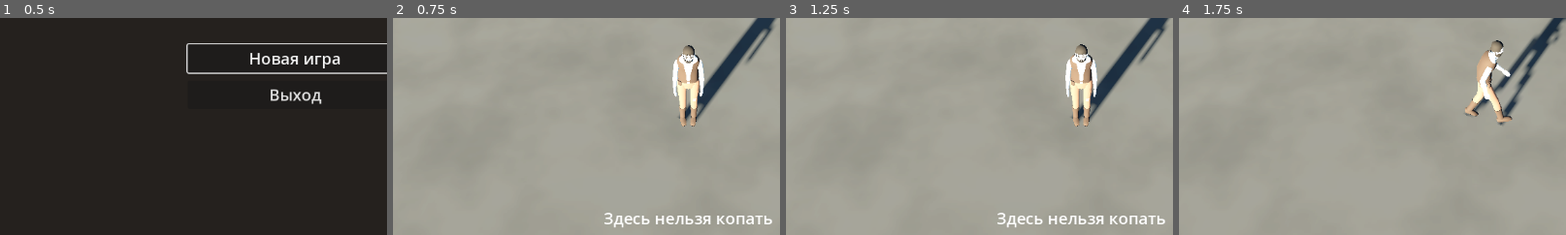
Above: before the commit, frames 1-4 (left to right).
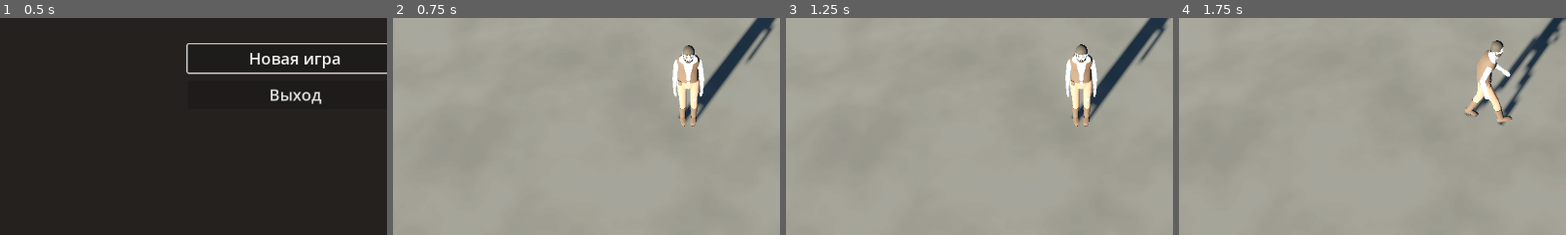
Above: after the commit, the same moments.

Repository: fea203456/Claude-
Game: Godot game, scene res://scenes/ui/main_menu.tscn
The game is run twice, just before and just after one commit, with the same random seed, the same clock (stepped at 60 frames per second) and the same inputs.
Inputs (mouse positions are % of the whole screen's width and height, from its top left):
- Up to frame 1 (0.5 s): no input
- Up to frame 2 (0.75 s): click "Новая игра" at 0.5 s
- Up to frame 3 (1.25 s): no input
- Up to frame 4 (1.75 s): tap Enter at 1.25 s; move the mouse to (72, 45) at 1.27 s; hold D (move_right) from 1.28 s (still down); tap 1 (hotbar_1) at 1.35 s; click (72, 45) at 1.42 s; tap 2 (hotbar_2) at 1.55 s
The pictures show only the part of the screen within x 12-62%, y 37-86%; the shares and areas given below are measured in that part.

Frame 1 is identical in both runs. In frame 2, 1.0% of the frame differs, in the area x 54-98%, y 89-97%; in frame 3, 1.0%; in frame 4, nothing differs.

Commit message:
Ферма: сквозной тест и превью
Co-Authored-By: Claude Opus 5.5 <noreply@anthropic.com>
Claude-Session: https://claude.ai/code/session_01799EQgMrSxx1d7nx5NPXL8

Diff:
--- /dev/null
+++ b/game/scenes/dev/farm_capture.gd
@@ -0,0 +1,311 @@
+extends SceneTree
+## Съёмщик фермы для tools/capture_farm.sh.
+##   tools/godot.sh display --script res://scenes/dev/farm_capture.gd -- <out_dir> [--pose x,z,yaw_index,distance]
+##     новая игра через Game.new_game(), поле-витрина (FIELD_ROWS / SWATCHES: 3 культуры × 4 стадии,
+##     земля 100 / 50 / 0%, половина клеток полита), герой у поля; часы стоят на 12:00 и 23:00,
+##     после SETTLE_FRAMES кадров пишутся farm_field_day.png и farm_field_night.png (1280×720).
+##     --pose — другой ракурс (подбор кадра, проверка рамки на разных цветах земли).
+##   ... -- --loop
+##     для Movie Maker: новая игра, герой бежит к полю, вскапывает, сажает и поливает две клетки,
+##     спит, ещё два дня поливает и спит, утром дня 4 собирает урожай; затем выходит сам.
+##     Всё делается вводом, как у игрока: ходьба — действиями move_*, ячейки — hotbar_N,
+##     кнопка — interact (Input.action_press / Input.parse_input_event). Скриптом только
+##     переводится время (вечер перед сном) и монтажно, в затемнении, переставляется герой
+##     между полем и кроватью (вместо долгой ходьбы).
+## Игровое сохранение не трогается: GameFlow получает временный путь (сон пишет туда).
+
+const SIZE := Vector2i(1280, 720)
+const TMP_SAVE := "user://capture_tmp/farm_slot.json"
+const SETTLE_FRAMES := 60
+const STILLS := [[360, "farm_field_day"], [1020, "farm_field_night"]]
+const CROPS := ["silverleaf", "boneroot", "nightbloom"]
+## Ряды поля-витрины (z): плодородие и полив; в каждом — 12 клеток x −6…5:
+## культура (x + 6) / 4, стадия (x + 6) % 4.
+const FIELD_ROWS := [[2, 100.0, false], [3, 100.0, true], [4, 50.0, false], [5, 50.0, true],
+	[6, 0.0, false], [7, 0.0, true]]
+## Ряд пустой земли z = 8: пары столбцов 100 / 50 / 0%, сухая и политая.
+const SWATCH_Z := 8
+const SWATCHES := [[100.0, false], [100.0, true], [50.0, false], [50.0, true], [0.0, false], [0.0, true]]
+## Герой (x, z), CameraRig.yaw_index, distance: на пустом ряду z = 9 лицом к полю (на −Z),
+## рамка подсветки — на клетке (0, 8).
+const SHOT_POSE := [0.5, 9.4, 0, 8.0]
+
+const FPS := 30.0                 # = --fixed-fps в capture_farm.sh
+const LEAD_FRAMES := 30           # первые кадры обрезает capture_farm.sh (туман оседает)
+const START_MINUTES := 90         # 07:30
+const EVENING_MINUTES := 840      # 20:00 — у кровати
+const ARRIVE_M := 0.05
+const STEP_TIMEOUT_S := 8.0
+## Клетки, которые обрабатывает герой. Стоит он западнее клетки лицом на +X: камера (yaw = 0,
+## с юга) видит его в профиль, а клетку — сбоку от него, не за ним и не под подсказкой.
+const WORK_CELLS: Array[Vector2i] = [Vector2i(0, 3), Vector2i(0, 4)]
+## Место героя — центр клетки минус STAND_DX по X; подход — ещё APPROACH_DX западнее, затем
+## шаг на восток (герой поворачивается к клетке).
+const STAND_DX := 1.0
+const APPROACH_DX := 0.3
+const FADE_S := 0.25
+
+var _game: GameFlow
+var _player: PlayerController
+var _fade: ColorRect
+var _frame := 0
+
+
+func _initialize() -> void:
+	await process_frame  # root входит в дерево только после _initialize
+	var args := OS.get_cmdline_user_args()
+	_game = root.get_node_or_null("Game") as GameFlow
+	if _game == null:
+		_fail("autoload Game not found")
+		return
+	_game.save_path = TMP_SAVE
+	_game.new_game()
+	_player = _game.world.find_child("Player", true, false) as PlayerController
+	if _player == null:
+		_fail("Player not found in farm")
+		return
+	if args.has("--loop"):
+		await _run_loop()
+	else:
+		await _shoot_stills(args)
+
+
+func _process(_delta: float) -> bool:
+	_frame += 1
+	return false
+
+
+# --------------------------------------------------------------------------- кадры
+
+func _shoot_stills(args: PackedStringArray) -> void:
+	var out_dir := ""
+	for i in args.size():
+		if not args[i].begins_with("--") and (i == 0 or args[i - 1] != "--pose"):
+			out_dir = args[i]
+	if out_dir == "":
+		_fail("usage: -- <out_dir> [--pose x,z,yaw_index,distance]")
+		return
+	DirAccess.make_dir_recursive_absolute(out_dir)
+	_game.clock.paused = true
+	_game.farm.from_save({"plots": _showcase_plots()})
+	_game.inventory.select(2)  # семена серебрянки в руке: подпись «6» и подсветка ячейки 3
+	var pose: Array = SHOT_POSE.duplicate()
+	var i_pose := args.find("--pose")
+	if i_pose >= 0 and i_pose + 1 < args.size():
+		var parts := args[i_pose + 1].split(",")
+		for k in mini(parts.size(), 4):
+			pose[k] = float(parts[k])
+	_place(pose)
+	for shot in STILLS:
+		_game.clock.minutes = shot[0]
+		for i in SETTLE_FRAMES:
+			await process_frame
+		await RenderingServer.frame_post_draw
+		var img := root.get_texture().get_image()
+		if img.get_size() != SIZE:
+			push_warning("capture: viewport %s, resizing to %s" % [img.get_size(), SIZE])
+			img.resize(SIZE.x, SIZE.y, Image.INTERPOLATE_LANCZOS)
+		var path: String = out_dir.path_join(shot[1] + ".png")
+		var err := img.save_png(path)
+		if err != OK:
+			_fail("save %s: %s" % [path, error_string(err)])
+			return
+		print("capture: %s minutes=%d" % [path, shot[0]])
+	quit(0)
+
+
+## Записи поля-витрины в формате сохранения FarmState.
+func _showcase_plots() -> Array:
+	var plots: Array = []
+	var db := _game.db
+	for row in FIELD_ROWS:
+		for x in range(-6, 6):
+			var crop: String = CROPS[(x + 6) / 4]
+			var stage := (x + 6) % 4
+			var days := db.crop(crop).stage_days
+			var growth := 0.0
+			for s in stage:
+				growth += days[s]
+			plots.append({"x": x, "z": row[0], "fertility": row[1], "watered": row[2],
+					"crop": crop, "growth": growth})
+	for i in SWATCHES.size():
+		for dx in 2:
+			plots.append({"x": -6 + 2 * i + dx, "z": SWATCH_Z, "fertility": SWATCHES[i][0],
+					"watered": SWATCHES[i][1], "crop": "", "growth": 0.0})
+	return plots
+
+
+## Ставит героя в (x, z) лицом на −Z (к полю), камеру — на yaw_index и distance.
+func _place(pose: Array) -> void:
+	_player.velocity = Vector3.ZERO
+	_player.from_save({"pos": [pose[0], _player.global_position.y, pose[1]], "yaw": PI})
+	var rig := _game.world.find_child("CameraRig", true, false) as CameraRig
+	if rig != null:
+		rig.from_save({"yaw_index": int(pose[2]), "distance": pose[3]})
+
+
+# --------------------------------------------------------------------------- видео
+
+func _run_loop() -> void:
+	_game.clock.minutes = START_MINUTES
+	_make_fade()
+	print("capture: loop start")
+	await _frames(LEAD_FRAMES)
+	await _seconds(0.6)
+	# к полю бегом: от SpawnStart (0, −3.5) на юг, мимо будущих грядок
+	Input.action_press("run")
+	await _walk_to(_approach(WORK_CELLS[0]))
+	Input.action_release("run")
+	var back := WORK_CELLS.duplicate()
+	back.reverse()
+	# вскопать (мотыга, hotbar_1) → посадить серебрянку (hotbar_3) на обратном ходу → полить (hotbar_2)
+	for step in [["hotbar_1", WORK_CELLS], ["hotbar_3", back], ["hotbar_2", WORK_CELLS]]:
+		for cell in step[1]:
+			await _stand_at(cell)
+			if cell == step[1][0]:
+				await _tap(step[0])
+			await _act()
+	await _seconds(0.4)
+	await _sleep_in_bed()
+	# дни 2 и 3: утром полить обе клетки (лейка уже в руке), вечером спать
+	for day in 2:
+		await _cut_to_field()
+		for cell in WORK_CELLS:
+			await _stand_at(cell)
+			await _act()
+		await _sleep_in_bed()
+	# утро дня 4: спелая серебрянка — собрать
+	await _cut_to_field()
+	await _seconds(0.5)
+	for cell in WORK_CELLS:
+		await _stand_at(cell)
+		await _act(0.8)
+	await _seconds(1.5)
+	var p := _player.global_position
+	print("capture: loop done at frame %d, day %d, silverleaf %d, seeds %d, hero (%.2f, %.2f)" % [
+			_frame, _game.clock.day, _game.inventory.count_of("silverleaf"),
+			_game.inventory.count_of("seed_silverleaf"), p.x, p.z])
+	quit(0)
+
+
+## Встать перед клеткой: подойти с запада, затем шаг на восток, чтобы герой смотрел на клетку.
+func _stand_at(cell: Vector2i) -> void:
+	await _walk_to(_approach(cell))
+	await _walk_to(_approach(cell) + Vector2(APPROACH_DX, 0.0))
+	var fi := _game.world.find_child("FarmInteractor", true, false) as FarmInteractor
+	if fi.target_cell() != cell:
+		push_warning("capture: hero targets %s, expected %s" % [fi.target_cell(), cell])
+
+
+## Точка подхода к клетке (XZ).
+func _approach(cell: Vector2i) -> Vector2:
+	return Vector2(cell.x + 0.5 - STAND_DX - APPROACH_DX, cell.y + 0.5)
+
+
+## Показать подсказку, нажать E, дать увидеть результат.
+func _act(after := 0.4) -> void:
+	await _seconds(0.4)
+	await _tap("interact")
+	await _seconds(after)
+
+
+## Затемнение → вечер у кровати → E (сон: GameFlow переводит день и ставит героя к кровати)
+## → затемнение.
+func _sleep_in_bed() -> void:
+	await _fade_to(1.0)
+	_game.clock.minutes = EVENING_MINUTES
+	var bed := _game.world.find_child("Bed", true, false) as Node3D
+	var spawn := (_game.world.find_child("BedSpawn", true, false) as Node3D).global_position
+	var to := bed.global_position - spawn
+	_teleport(Vector2(spawn.x, spawn.z), atan2(to.x, to.z))
+	await _frames(6)
+	await _fade_to(0.0)
+	await _seconds(0.7)
+	var day := _game.clock.day
+	await _tap("interact")
+	if _game.clock.day != day + 1:
+		push_warning("capture: sleep did not happen on day %d" % day)
+	await _seconds(0.3)
+
+
+## Затемнение → утро, герой у поля → проявление.
+func _cut_to_field() -> void:
+	await _fade_to(1.0)
+	_game.clock.minutes = START_MINUTES
+	_teleport(_approach(WORK_CELLS[0]), PI / 2.0)
+	await _frames(8)
+	await _fade_to(0.0)
+
+
+func _teleport(p: Vector2, yaw: float) -> void:
+	_player.velocity = Vector3.ZERO
+	_player.from_save({"pos": [p.x, _player.global_position.y, p.y], "yaw": yaw})
+
+
+## Идти к точке XZ, держа move_* (камера yaw = 0: ввод (x, y) = мировые (x, z)).
+## Шаг за физический тик ≤ 0.04 м (бегом) < ARRIVE_M: герой останавливается в пределах ARRIVE_M.
+func _walk_to(target: Vector2) -> void:
+	var left := int(STEP_TIMEOUT_S * Engine.physics_ticks_per_second)  # шаг цикла — физический тик
+	while left > 0:
+		left -= 1
+		var p := Vector2(_player.global_position.x, _player.global_position.z)
+		var to := target - p
+		if to.length() < ARRIVE_M:
+			break
+		_steer(to.normalized())  # полный ход: слабее мёртвой зоны (0.5) ввод обнуляется
+		await physics_frame
+	if left <= 0:
+		push_warning("capture: did not reach %s, hero at %s" % [target, _player.global_position])
+	_steer(Vector2.ZERO)
+	await physics_frame
+
+
+func _steer(v: Vector2) -> void:
+	for a in [["move_right", v.x], ["move_left", -v.x], ["move_back", v.y], ["move_forward", -v.y]]:
+		if a[1] > 0.0:
+			Input.action_press(a[0], a[1])
+		else:
+			Input.action_release(a[0])
+
+
+## Нажать и отпустить действие через общий конвейер ввода.
+func _tap(action: String) -> void:
+	for pressed in [true, false]:
+		var ev := InputEventAction.new()
+		ev.action = StringName(action)
+		ev.pressed = pressed
+		Input.parse_input_event(ev)
+		await process_frame
+
+
+func _make_fade() -> void:
+	var layer := CanvasLayer.new()
+	layer.layer = 100
+	_fade = ColorRect.new()
+	_fade.color = Color(0.0, 0.0, 0.0, 0.0)
+	_fade.mouse_filter = Control.MOUSE_FILTER_IGNORE
+	_fade.set_anchors_preset(Control.PRESET_FULL_RECT)
+	layer.add_child(_fade)
+	root.add_child(layer)
+
+
+func _fade_to(alpha: float) -> void:
+	var start := _fade.color.a
+	var n := maxi(1, int(FADE_S * FPS))
+	for i in n:
+		_fade.color.a = lerpf(start, alpha, float(i + 1) / n)
+		await process_frame
+
+
+func _seconds(s: float) -> void:
+	await _frames(int(round(s * FPS)))
+
+
+func _frames(n: int) -> void:
+	for i in n:
+		await process_frame
+
+
+func _fail(msg: String) -> void:
+	push_error("capture: " + msg)
+	quit(1)
--- a/game/scripts/farm/farm_actions.gd
+++ b/game/scripts/farm/farm_actions.gd
@@ -64,11 +64,12 @@
 		if inv.can_water <= 0:
 			return _result(&"none", &"can_empty", "PROMPT_CAN_EMPTY")
 		return _result(&"water", &"", "PROMPT_WATER")
-	# 4. мотыга
+	# 4. мотыга: отказ — только на клетке вплотную к полю, дальше мотыга молчит
 	if tool == &"hoe" and not tilled:
 		if state.in_field(cell):
 			return _result(&"till", &"", "PROMPT_TILL")
-		return _result(&"none", &"cant_till", "PROMPT_CANT_TILL")
+		if state.bounds.grow(1).has_point(cell):
+			return _result(&"none", &"cant_till", "PROMPT_CANT_TILL")
 	# 5. неспелое и неизвестное растение
 	if state.is_unknown(cell):
 		return _result(&"none", &"unknown", "PROMPT_UNKNOWN_PLANT")
--- a/game/scripts/farm/farm_field.gd
+++ b/game/scripts/farm/farm_field.gd
@@ -14,8 +14,8 @@
 const FRAME_Y_GROUND := 0.006
 const MARKER_Y := 0.45
 ## Сухая почва: 100% — тёмно-бурая, 0% — пепельно-серая (sRGB). Политая — тот же цвет × WET.
-const SOIL_RICH := Color(0.3, 0.19, 0.11)
-const SOIL_SPENT := Color(0.32, 0.31, 0.3)
+const SOIL_RICH := Color(0.34, 0.21, 0.12)
+const SOIL_SPENT := Color(0.34, 0.33, 0.32)
 const WET := 0.6
 
 var state: FarmState: set = set_state
--- a/game/tests/test_farm_actions.gd
+++ b/game/tests/test_farm_actions.gd
@@ -45,16 +45,32 @@
 			return "perform did not till"
 		return "")
 
-func test_till_outside_field_refused() -> String:
+## Клетка вплотную к полю (вне bounds, но в bounds.grow(1)): отказ с подсказкой.
+func test_till_next_to_field_refused() -> String:
 	var f := _farm()
 	var inv := _inv([_hoe()])
 	return _ru(func():
-		var r := FarmActions.resolve(f, inv, Vector2i(10, 3))
-		if r["kind"] != &"none" or r["reason"] != &"cant_till" or r["text"] != "Здесь нельзя копать":
-			return "resolve: %s" % [r]
-		if FarmActions.perform(f, inv, Vector2i(10, 3)) != &"none" or f.is_tilled(Vector2i(10, 3)):
-			return "tilled outside"
-		return "")
+		# правее, левее, южнее, севернее и по диагонали от угла поля Rect2i(-6, 2, 12, 8)
+		for cell in [Vector2i(6, 3), Vector2i(-7, 5), Vector2i(0, 10), Vector2i(0, 1), Vector2i(-7, 1)]:
+			var r := FarmActions.resolve(f, inv, cell)
+			if r["kind"] != &"none" or r["reason"] != &"cant_till" or r["text"] != "Здесь нельзя копать":
+				return "resolve %s: %s" % [cell, r]
+			if FarmActions.perform(f, inv, cell) != &"none" or f.is_tilled(cell):
+				return "tilled outside at %s" % cell
+		return "")
+
+
+## Дальше от поля мотыга молчит: ни действия, ни подсказки (иначе отказ висит на всей ферме).
+func test_hoe_far_from_field_no_prompt() -> String:
+	var f := _farm()
+	var inv := _inv([_hoe()])
+	for cell in [Vector2i(10, 3), Vector2i(7, 5), Vector2i(0, 0), Vector2i(0, -4), Vector2i(-8, 11)]:
+		var r := FarmActions.resolve(f, inv, cell)
+		if r["kind"] != &"none" or r["reason"] != &"" or r["text"] != "":
+			return "resolve %s: %s" % [cell, r]
+		if FarmActions.perform(f, inv, cell) != &"none" or f.is_tilled(cell):
+			return "tilled far away at %s" % cell
+	return ""
 
 func test_hoe_on_tilled_cell_does_nothing() -> String:
 	var f := _farm(_plot())
--- /dev/null
+++ b/game/tests/test_farm_loop.gd
@@ -0,0 +1,225 @@
+extends RefCounted
+## Сквозной цикл фермы на настоящей сцене через GameFlow (свои часы, сохранения и путь):
+## вскопать → посадить → полить → спать через кровать → собрать → выйти в меню → продолжить.
+## Ввод — события действий (hotbar_N, interact) в корневой вьюпорт, как у игрока; часы
+## переводятся напрямую только для того, чтобы можно было лечь спать.
+
+const DIR := "user://test_saves/"
+const PATH := DIR + "farm_loop.json"
+## Клетка поля и откуда на неё смотрит герой: на метр южнее её центра, лицом на +Z.
+const CELL := Vector2i(0, 3)
+const STAND := Vector3(0.5, 0.0, 2.5)
+## Спать можно с 18:00 (GameClock.SLEEP_FROM = 720); 800 — вечер.
+const EVENING := 800
+
+
+func _tree() -> SceneTree:
+	return Engine.get_main_loop() as SceneTree
+
+
+func _clean() -> void:
+	DirAccess.make_dir_recursive_absolute(DIR)
+	for f in [PATH, PATH + ".bak", PATH + ".tmp"]:
+		if FileAccess.file_exists(f):
+			DirAccess.remove_absolute(f)
+
+
+func _flow() -> GameFlow:
+	_clean()
+	var flow := GameFlow.new()
+	flow.clock = GameClock.new()
+	flow.saves = SaveService.new()
+	flow.save_path = PATH
+	return flow
+
+
+func _free_flow(flow: GameFlow) -> void:
+	if is_instance_valid(flow.world):
+		flow.world.free()
+	flow.clock.free()
+	flow.saves.free()
+	flow.free()
+	_clean()
+
+
+func _node(flow: GameFlow, n: String) -> Node:
+	return flow.world.find_child(n, true, false)
+
+
+func _player(flow: GameFlow) -> PlayerController:
+	return _node(flow, "Player") as PlayerController
+
+
+## Нажатие действия так, как его получает игра: событие в корневой вьюпорт.
+func _press(action: String) -> void:
+	var ev := InputEventAction.new()
+	ev.action = StringName(action)
+	ev.pressed = true
+	_tree().root.push_input(ev)
+	var up := InputEventAction.new()
+	up.action = StringName(action)
+	up.pressed = false
+	_tree().root.push_input(up)
+
+
+func _place(flow: GameFlow, pos: Vector3, yaw: float) -> void:
+	var p := _player(flow)
+	p.velocity = Vector3.ZERO
+	p.from_save({"pos": [pos.x, pos.y, pos.z], "yaw": yaw})
+
+
+func _stand_at_cell(flow: GameFlow) -> String:
+	_place(flow, STAND, 0.0)
+	var fi := _node(flow, "FarmInteractor") as FarmInteractor
+	return "" if fi.target_cell() == CELL else "hero targets %s, not %s" % [fi.target_cell(), CELL]
+
+
+## Подсказка HUD так, как её видит игрок.
+func _hud_prompt(flow: GameFlow) -> String:
+	var hud := _node(flow, "Hud") as Hud
+	hud.refresh()
+	return hud.prompt_text() if hud.prompt_visible() else ""
+
+
+## Вечер → к кровати лицом → E. "" — уснул и наступил следующий день.
+func _sleep(flow: GameFlow) -> String:
+	var day := flow.clock.day
+	flow.clock.minutes = EVENING
+	var bed := _node(flow, "Bed") as Bed
+	var spawn := (_node(flow, "BedSpawn") as Node3D).global_position
+	var to := bed.global_position - spawn
+	_place(flow, spawn, atan2(to.x, to.z))
+	var probe := _node(flow, "InteractionProbe") as InteractionProbe
+	if probe.current() != bed:
+		return "the bed is not in reach from BedSpawn"
+	_press("interact")
+	return "" if flow.clock.day == day + 1 else "did not sleep: day %d" % flow.clock.day
+
+
+## Встать к клетке, взять лейку (hotbar_2) и полить (E).
+func _water(flow: GameFlow) -> String:
+	var err := _stand_at_cell(flow)
+	if err != "":
+		return err
+	_press("hotbar_2")
+	_press("interact")
+	return "" if flow.farm.plot(CELL).get("watered", false) else "cell not watered on day %d" % flow.clock.day
+
+
+## Новая игра → вскопать, посадить серебрянку, полить. "" — всё как в спеке.
+func _start_and_plant(flow: GameFlow) -> String:
+	flow.new_game()
+	if flow.world == null:
+		return "new_game did not load the farm"
+	await _tree().physics_frame
+	var inv := flow.inventory
+	if inv.selected != 0 or inv.selected_id() != "hoe":
+		return "new game starts with slot %d (%s) selected, expected slot 1 (hoe)" % [
+				inv.selected + 1, inv.selected_id()]
+	var err := _stand_at_cell(flow)
+	if err != "":
+		return err
+	_press("hotbar_1")
+	if _hud_prompt(flow) != "E — вскопать":
+		return "till prompt «%s»" % _hud_prompt(flow)
+	_press("interact")
+	if not flow.farm.is_tilled(CELL):
+		return "E with the hoe did not till %s" % CELL
+	_press("hotbar_3")
+	_press("interact")
+	if flow.farm.plot(CELL).get("crop") != "silverleaf" or inv.count_of("seed_silverleaf") != 5:
+		return "plant: plot %s, seeds %d" % [flow.farm.plot(CELL), inv.count_of("seed_silverleaf")]
+	_press("hotbar_2")
+	_press("interact")
+	if not flow.farm.plot(CELL)["watered"] or inv.can_water != 9:
+		return "water: plot %s, can %d" % [flow.farm.plot(CELL), inv.can_water]
+	return ""
+
+
+## Собранная клетка и инвентарь после сбора урожая (в памяти). "" — как в спеке.
+func _check_harvested(flow: GameFlow, where: String) -> String:
+	var inv := flow.inventory
+	var plot := flow.farm.plot(CELL)
+	if inv.count_of("silverleaf") != 2 or inv.count_of("seed_silverleaf") != 7:
+		return "%s: silverleaf %d, seeds %d" % [where, inv.count_of("silverleaf"),
+				inv.count_of("seed_silverleaf")]
+	if plot.is_empty() or plot["crop"] != "" or plot["growth"] != 0.0:
+		return "%s: plot %s, expected empty tilled" % [where, plot]
+	if not is_equal_approx(plot["fertility"], 90.0):
+		return "%s: fertility %s, expected 90" % [where, plot["fertility"]]
+	return ""
+
+
+## Утром у клетки: подсказка начинается с «E — собрать». "" — да.
+func _harvest_prompt(flow: GameFlow) -> String:
+	var err := _stand_at_cell(flow)
+	if err != "":
+		return err
+	var text := _hud_prompt(flow)
+	return "" if text.begins_with("E — собрать") else "day %d prompt «%s»" % [flow.clock.day, text]
+
+
+## Выполняет тело в локали ru и возвращает его результат.
+func _ru(body: Callable) -> String:
+	var old := TranslationServer.get_locale()
+	TranslationServer.set_locale("ru")
+	var r: String = await body.call()
+	TranslationServer.set_locale(old)
+	return r
+
+
+func test_full_loop_silverleaf() -> String:
+	return await _ru(func():
+		var flow := _flow()
+		var err: String = await _start_and_plant(flow)
+		# серебрянка: стадии по 1 дню → после трёх политых ночей спелая утром дня 4
+		for night in 3:
+			if err == "" and night > 0:
+				err = _water(flow)
+			if err == "":
+				err = _sleep(flow)
+		if err == "" and flow.clock.day != 4:
+			err = "day %d after three nights" % flow.clock.day
+		if err == "":
+			err = _harvest_prompt(flow)
+		if err == "":
+			_press("interact")
+			err = _check_harvested(flow, "after harvest")
+		if err == "":
+			await _tree().physics_frame
+			flow.quit_to_menu()
+			await _tree().process_frame
+			await _tree().process_frame
+			flow.continue_game()
+			if flow.world == null or flow.farm == null:
+				err = "continue_game did not load the farm: %s" % flow.last_message
+			else:
+				err = _check_harvested(flow, "after continue")
+		_free_flow(flow)
+		return err)
+
+
+## Один день без полива: серебрянка поспевает на день позже (утром дня 5, а не 4).
+func test_loop_survives_unwatered_day() -> String:
+	return await _ru(func():
+		var flow := _flow()
+		var err: String = await _start_and_plant(flow)
+		# день 1 полит (при посадке), день 2 — нет, дни 3 и 4 политы
+		for night in 4:
+			if err == "" and night >= 2:
+				err = _water(flow)
+			if err == "":
+				err = _sleep(flow)
+			if err == "" and flow.clock.day == 4:
+				_stand_at_cell(flow)
+				if flow.farm.is_ripe(CELL) or _hud_prompt(flow).begins_with("E — собрать"):
+					err = "ripe on day 4 although day 2 was not watered"
+		if err == "" and flow.clock.day != 5:
+			err = "day %d after four nights" % flow.clock.day
+		if err == "":
+			err = _harvest_prompt(flow)
+		if err == "":
+			_press("interact")
+			err = _check_harvested(flow, "after harvest")
+		_free_flow(flow)
+		return err)
Binary file changed: game/assets/crops/boneroot/boneroot_s0.glb
Binary file changed: game/assets/crops/boneroot/boneroot_s1.glb
Binary file changed: game/assets/crops/boneroot/boneroot_s2.glb
Binary file changed: game/assets/crops/nightbloom/nightbloom_s0.glb
Binary file changed: game/assets/crops/silverleaf/silverleaf_s0.glb
Binary file changed: game/assets/crops/silverleaf/silverleaf_s1.glb
Binary file changed: game/assets/crops/silverleaf/silverleaf_s2.glb
Binary file changed: game/assets/crops/silverleaf/silverleaf_s3.glb
Binary file changed: game/assets/items/boneroot.png
Binary file changed: game/assets/items/silverleaf.png
Not shown, added: game/scenes/dev/farm_capture.gd.uid
Not shown, added: game/tests/test_farm_loop.gd.uid
(and 2 more such lines)
